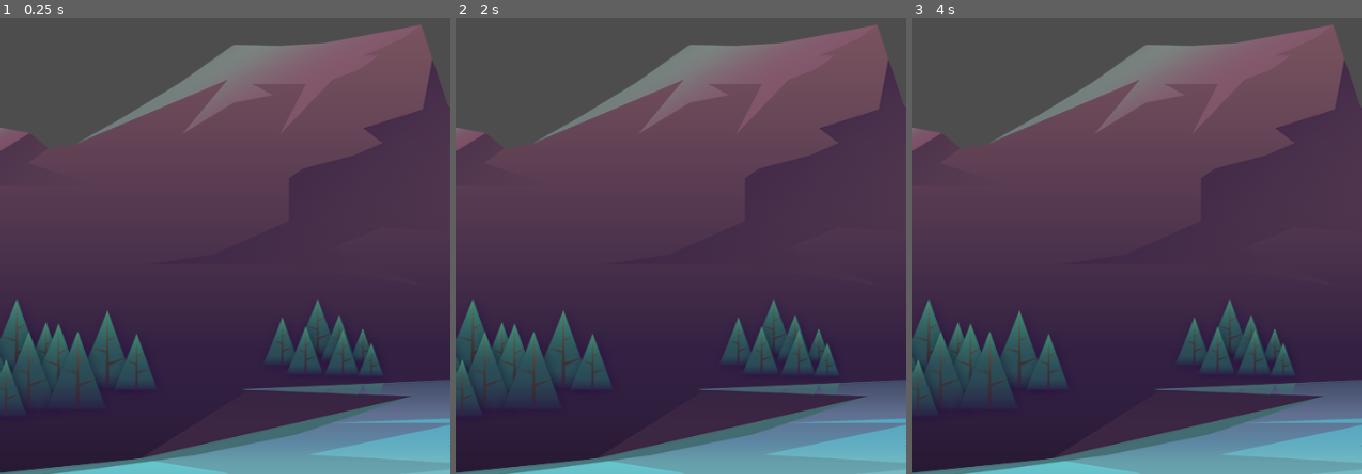
Above: before the commit, frames 1-3 (left to right).
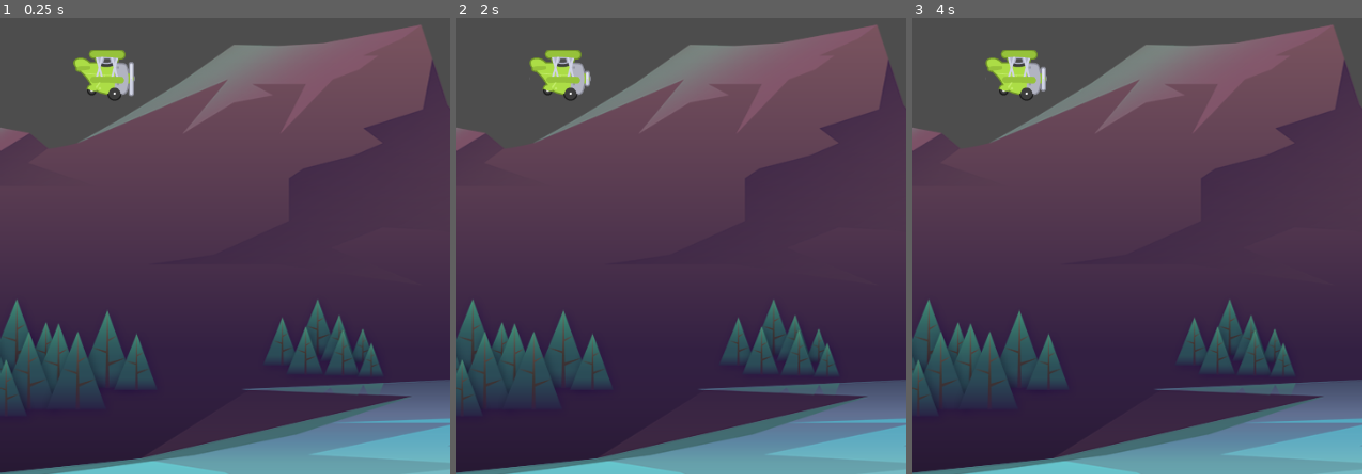
Above: after the commit, the same moments.

Repository: LHO-Developments/Godot-Projects
Game: Godot game, scene res://Scenes/Game/game.tscn
Two runs of this game, one before a commit and one after it. Both use one fixed random seed, a clock stepped at 60 frames per second and the inputs below.
Inputs:
- Up to frame 1 (0.25 s): no input
- Up to frame 2 (2 s): tap Enter at 0.5 s; tap Space at 1.25 s
- Up to frame 3 (4 s): tap Enter at 2, 3.5 s; tap Space at 2.75 s

The runs differ from the first frame. In frame 1, 1.0% of the frame differs, in the area x 16-30%, y 7-19%; in frame 2, 0.9%; in frame 3, 1.0%.

Commit message:
create plane scene

Diff:
--- a/Tappy/tappy/Scenes/Game/game.tscn
+++ b/Tappy/tappy/Scenes/Game/game.tscn
@@ -1,9 +1,13 @@
-[gd_scene load_steps=2 format=3 uid="uid://dp0u46hc7iv45"]
+[gd_scene load_steps=3 format=3 uid="uid://dp0u46hc7iv45"]
 
 [ext_resource type="Texture2D" uid="uid://byuxx0yiivhp5" path="res://Assets/background/rocks_2.png" id="1_mv0hc"]
+[ext_resource type="PackedScene" uid="uid://b80ihttvunysr" path="res://Scenes/Tappy/Tappy.tscn" id="2_qxfds"]
 
 [node name="Game" type="Node"]
 
 [node name="Rocks2" type="Sprite2D" parent="."]
 position = Vector2(470, 402)
 texture = ExtResource("1_mv0hc")
+
+[node name="Tappy" parent="." instance=ExtResource("2_qxfds")]
+position = Vector2(111, 428)
--- /dev/null
+++ b/Tappy/tappy/Scenes/Tappy/Tappy.tscn
@@ -0,0 +1,47 @@
+[gd_scene load_steps=7 format=3 uid="uid://b80ihttvunysr"]
+
+[ext_resource type="Texture2D" uid="uid://6wgy4r0uplfe" path="res://Assets/plane/planes_sheet.png" id="1_e2xxp"]
+
+[sub_resource type="AtlasTexture" id="AtlasTexture_46n2r"]
+atlas = ExtResource("1_e2xxp")
+region = Rect2(0, 0, 88, 73)
+
+[sub_resource type="AtlasTexture" id="AtlasTexture_8i0lq"]
+atlas = ExtResource("1_e2xxp")
+region = Rect2(88, 0, 88, 73)
+
+[sub_resource type="AtlasTexture" id="AtlasTexture_ssy2e"]
+atlas = ExtResource("1_e2xxp")
+region = Rect2(176, 0, 88, 73)
+
+[sub_resource type="SpriteFrames" id="SpriteFrames_5vxlm"]
+animations = [{
+"frames": [{
+"duration": 1.0,
+"texture": SubResource("AtlasTexture_46n2r")
+}, {
+"duration": 1.0,
+"texture": SubResource("AtlasTexture_8i0lq")
+}, {
+"duration": 1.0,
+"texture": SubResource("AtlasTexture_ssy2e")
+}],
+"loop": true,
+"name": &"fly",
+"speed": 10.0
+}]
+
+[sub_resource type="CircleShape2D" id="CircleShape2D_e2xxp"]
+radius = 30.0167
+
+[node name="Tappy" type="CharacterBody2D"]
+
+[node name="AnimatedSprite2D" type="AnimatedSprite2D" parent="."]
+scale = Vector2(0.75, 0.75)
+sprite_frames = SubResource("SpriteFrames_5vxlm")
+animation = &"fly"
+autoplay = "fly"
+frame_progress = 0.710578
+
+[node name="CollisionShape2D" type="CollisionShape2D" parent="."]
+shape = SubResource("CircleShape2D_e2xxp")
